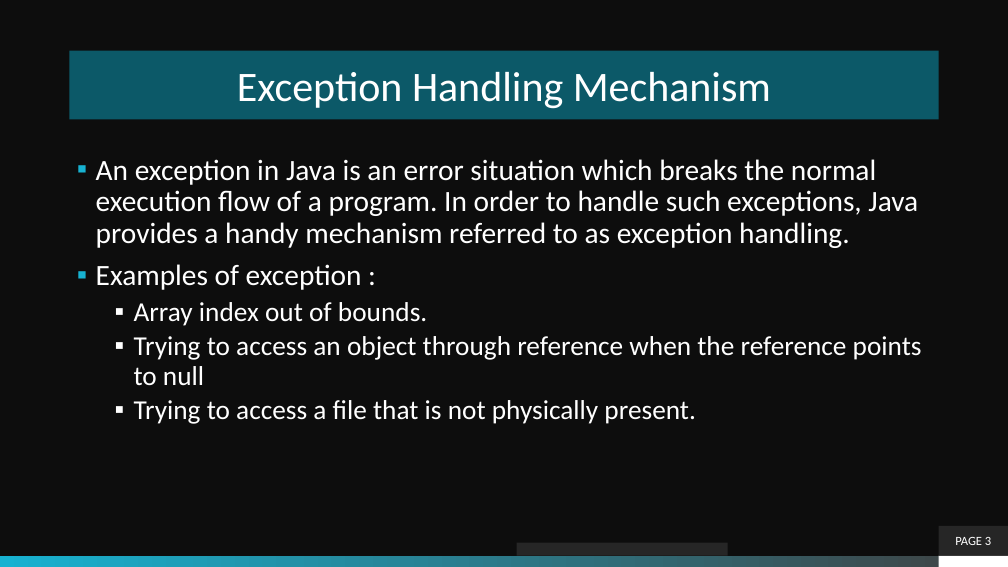
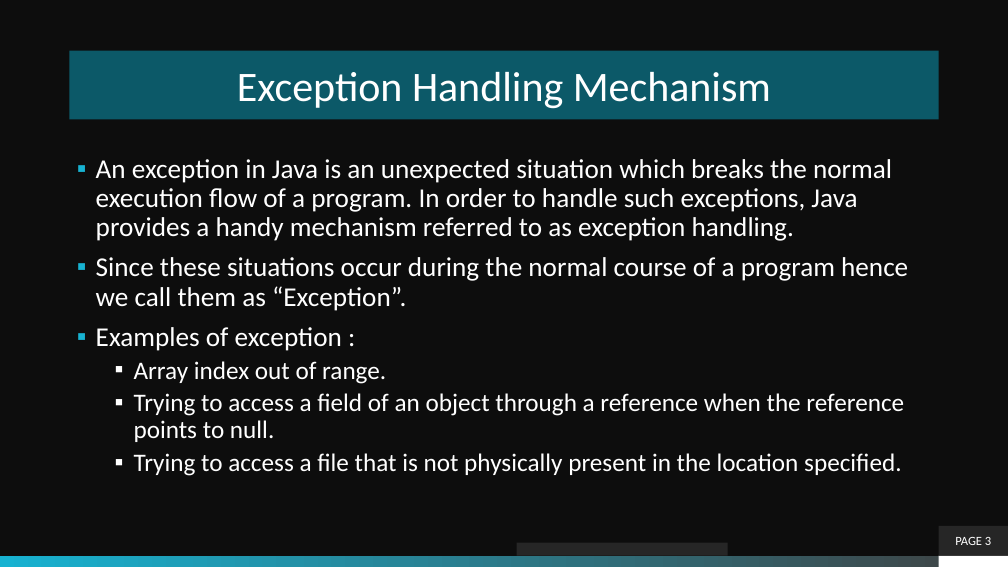
Before and after one commit to theLeonidas/Courses, a slide deck: slide 3 of courseMaterial/Exceptions/Exceptions.pptx. Drawn at 1008x567 pixels with LibreOffice and Linux fonts; fonts in the diff are those of the drawing; background and template pictures are left out. Boxes give left, top, right and bottom in pixels: in the first picture for what was removed or moved away, otherwise in the second. Text is boxed around its words. In the diff, an @@ line names an element or a change of style, - is before the commit and + after.

Commit message:
Committing changes for Exceptions.

```diff
--- a/courseMaterial/Exceptions/Exceptions.pptx
+++ b/courseMaterial/Exceptions/Exceptions.pptx
@@ text at box(96, 159, 908, 311): text changed; size 28 to 25.9 pt @@
-▪ An exception in Java is an error situation which breaks the normal execution flow of a program. In order to handle such exceptions, Java provides a handy mechanism referred to as exception handling.
+▪ An exception in Java is an unexpected situation which breaks the normal execution flow of a program. In order to handle such exceptions, Java provides a handy mechanism referred to as exception handling.
+▪ Since these situations occur during the normal course of a program hence we call them as “Exception”.
@@ text at box(96, 327, 342, 351): size 28 to 25.9 pt in "Examples of exception :" @@
@@ text at box(134, 361, 904, 476): text changed; size 26 to 24.1 pt @@
-  ▪ Array index out of bounds.
-  ▪ Trying to access an object through reference when the reference points to null
-  ▪ Trying to access a file that is not physically present.
+  ▪ Array index out of range.
+  ▪ Trying to access a field of an object through a reference when the reference points to null.
+  ▪ Trying to access a file that is not physically present in the location specified.
```
Also in this commit, not shown: 6 other slides changed, 8 slides added, 9 slides removed, 8 other files.
